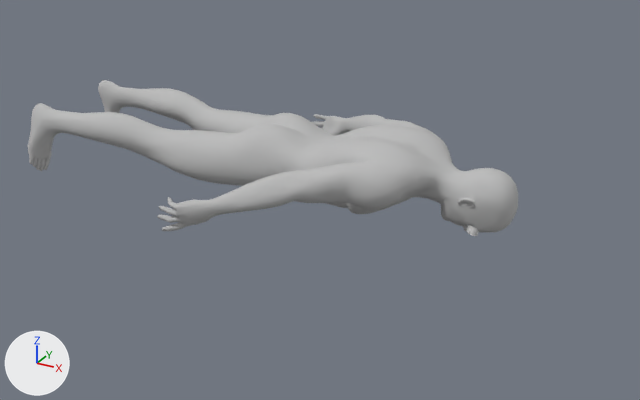
Before and after pictures for a commit that changed the glTF model 3D_Assets/swimmer.glb.
Rendered twice from a 50 mm camera at (2.73, -2.72, 1.03) aimed at (1.24, 0.0, -0.32). Arrows for +X, +Y and +Z are at lower left; the lights stay in place. The first picture is the older version. Mesh edges are drawn as thin lines on the coarser meshes. Where no turn or scale is listed for an object, it has been applied to the vertices.

Objects in the first picture: 'Swimmer' and 1 more.
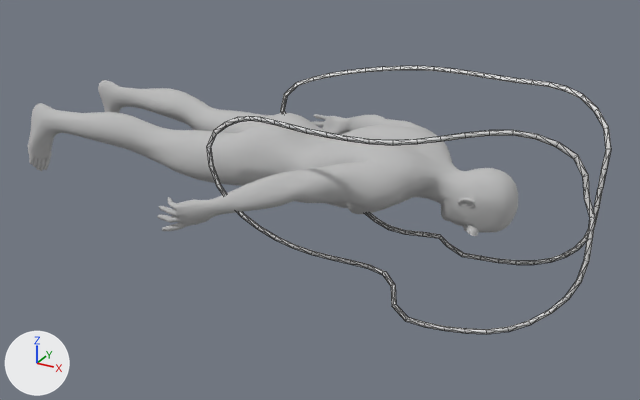
Location of each change, (x1, y1, x2, y2) in pixels of the pictures (640 x 400 px):
```json
{"object": "Trace_Hands", "change": "added", "after": [206, 66, 611, 334]}
```

The change, as JSON lines over the scene's bpy script:
```json
{"op": "add", "block": "me_particlecurvedata_002", "code": ["me_particlecurvedata_002 = bpy.data.meshes.new('ParticleCurveData.002')", "me_particlecurvedata_002.from_pydata(...)  # 300 vertices, 600 faces; spans x -0.686..0.686, y -0.432..0.432, z -0.369..0.369"]}
{"op": "add", "block": "ob_trace_hands", "code": ["ob_trace_hands = bpy.data.objects.new('Trace_Hands', me_particlecurvedata_002)", "ob_trace_hands.location = (1.596, 0.001, -0.202)"]}
```
